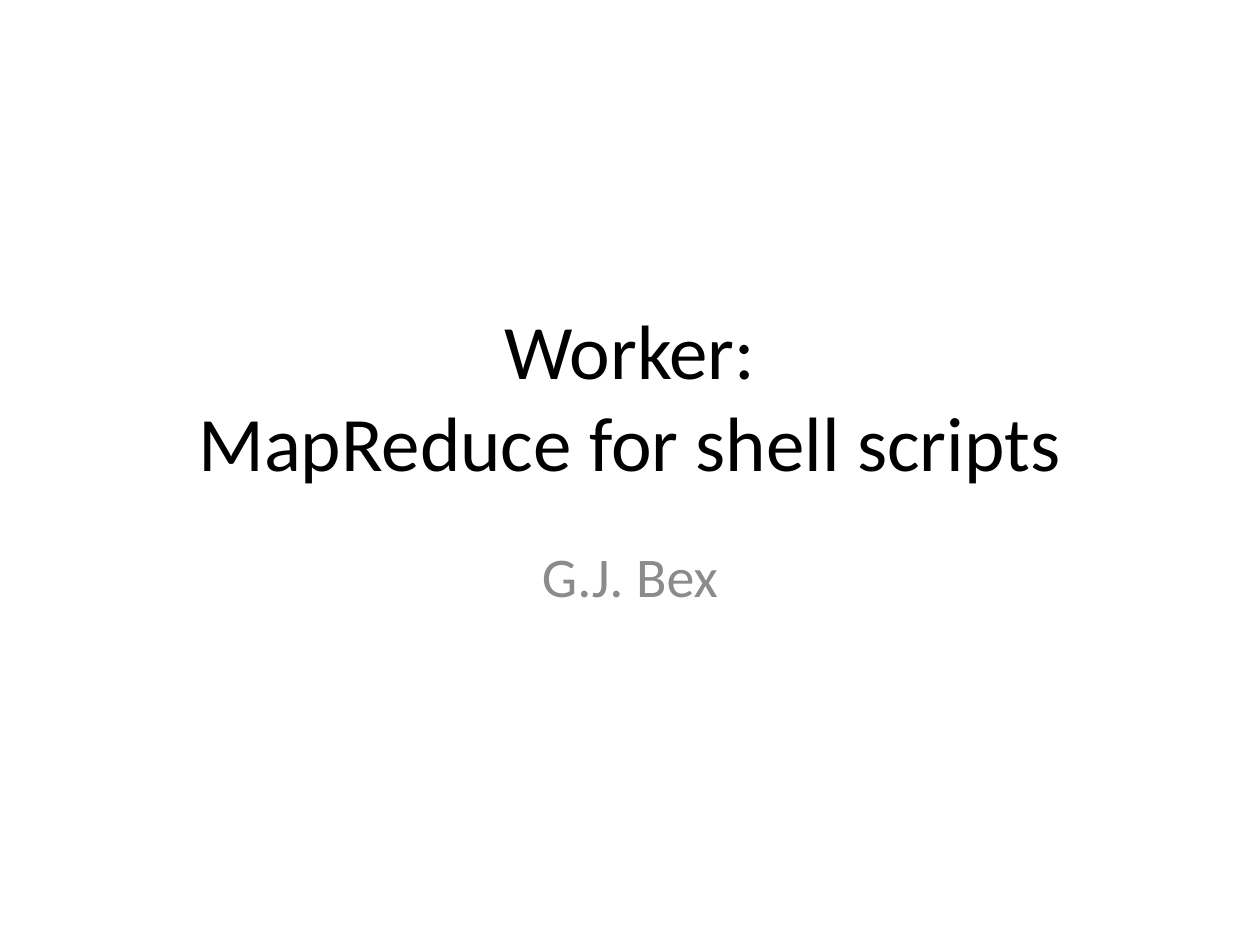
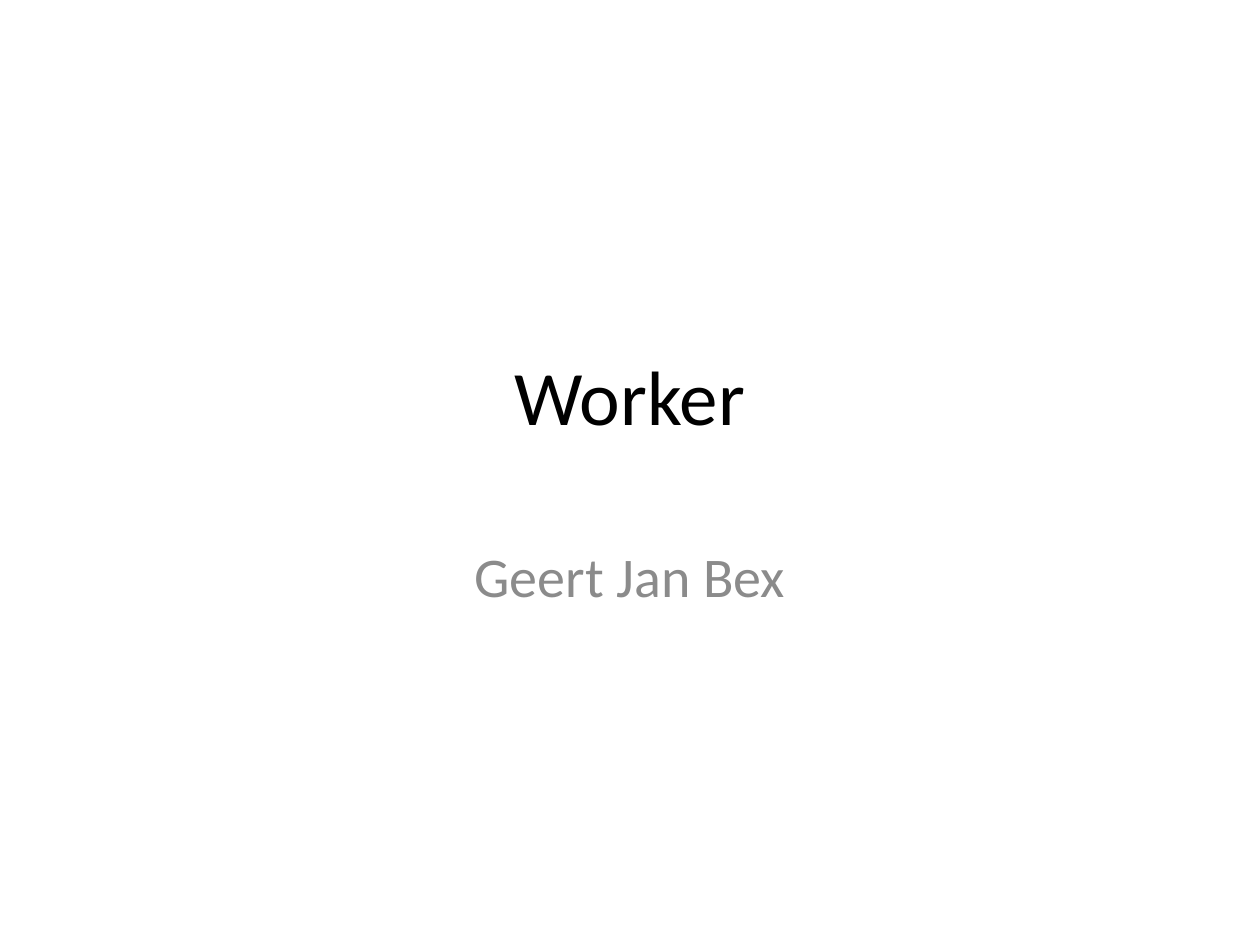
Before and after one commit to gjbex/worker, a slide deck: slide 1 of doc/worker.pptx. Drawn at 1260x945 pixels with LibreOffice and Linux fonts; fonts in the diff are those of the drawing. Boxes give left, top, right and bottom in pixels: in the first picture for what was removed or moved away, otherwise in the second. Text is boxed around its words. In the diff, an @@ line names an element or a change of style, - is before the commit and + after.

```diff
--- a/doc/worker.pptx
+++ b/doc/worker.pptx
@@ title at (515,371,745,426): text changed @@
-Worker:
-MapReduce for shell scripts
+Worker
@@ subtitle at (475,561,785,598): text changed @@
-G.J. Bex
+Geert Jan Bex
```
Also in this commit, not shown: 8 other slides changed, 18 slides added.
